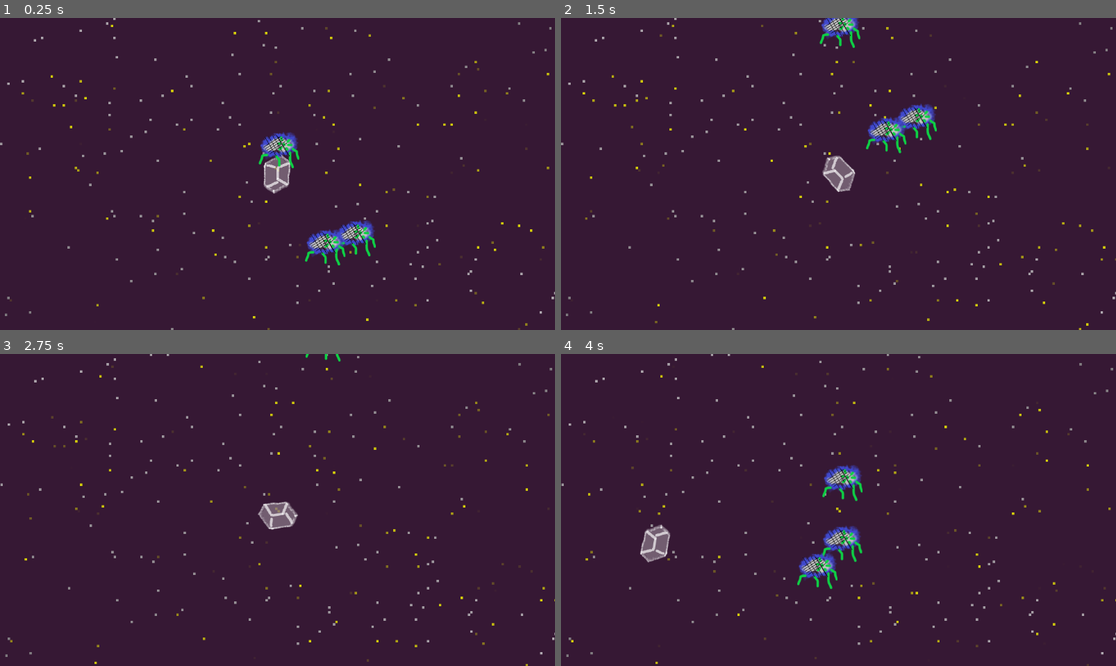
Above: before the commit, frames 1-4 (two rows, left to right).
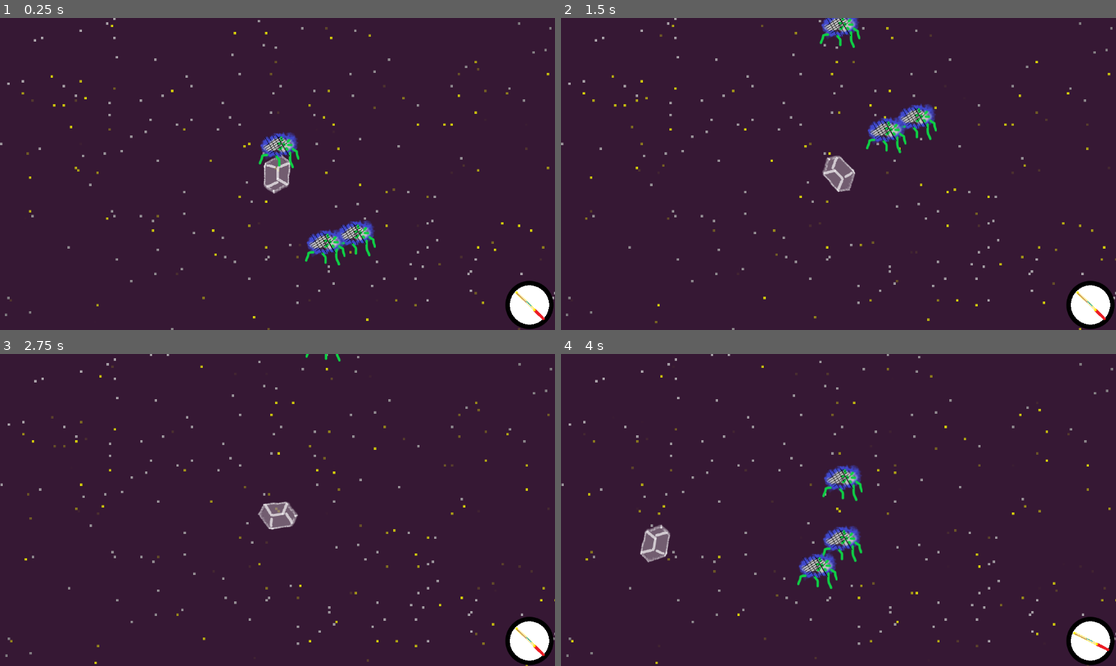
Above: after the commit, the same moments.

Repository: minicago/shika
Game: Godot game, scene res://tscns/game.tscn
Two runs of this game, one before a commit and one after it. Both use one fixed random seed, a clock stepped at 60 frames per second and the inputs below. Before the commit the project starts from res://tests/world test/world Test.tscn.
Inputs (mouse positions are in pixels of both pictures, inside the frame that each line leads up to):
- Up to frame 1 (0.25 s): no input
- Up to frame 2 (1.5 s): tap Enter at 0.5 s; move the mouse to (960, 158) at 0.52 s; press the mouse at (960, 158) at 0.53 s; hold Right (right) 0.53-1.28 s; move the mouse to (727, 189) at 1.27 s; release the mouse at (727, 189) at 1.28 s; hold Down (down) from 1.28 s (still down); click (727, 189) at 1.35 s
- Up to frame 3 (2.75 s): move the mouse to (333, 441) at 2.02 s; release Down (down) at 2.03 s; press the mouse at (333, 441) at 2.03 s; hold Right (right) from 2.03 s (still down)
- Up to frame 4 (4 s): move the mouse to (810, 572) at 2.77 s; release Right (right) at 2.78 s; release the mouse at (810, 572) at 2.78 s; hold Up (up) 2.78-3.53 s; click (810, 572) at 2.85 s; move the mouse to (1005, 556) at 3.52 s; press the mouse at (1005, 556) at 3.53 s; hold Left (left) from 3.53 s (still down)

The runs differ from the first frame. In frame 1, 1.1% of the frame differs, in the area x 91-100%, y 84-100%; in frame 2, 1.1%; in frame 3, 1.1%; in frame 4, 1.1%.

Commit message:
home pointer finished

Diff:
--- a/project.godot
+++ b/project.godot
@@ -11,7 +11,7 @@
 [application]
 
 config/name="Shika"
-run/main_scene="res://tests/world test/world Test.tscn"
+run/main_scene="res://tscns/game.tscn"
 config/features=PackedStringArray("4.2", "GL Compatibility")
 config/icon="res://icon.svg"
 
--- /dev/null
+++ b/scripts/UI/homepointer.gd
@@ -0,0 +1,18 @@
+extends Control
+class_name Homepointer
+
+var father : World
+@onready var pointer = $pointer
+# Called when the node enters the scene tree for the first time.
+func bind(world:World):
+	father = world
+	pass # Replace with function body.
+
+
+# Called every frame. 'delta' is the elapsed time since the previous frame.
+func _process(delta):
+	if father == null : return
+	var _dist:Vector2 = (father.get_rider().get_obj_position() - father.get_home().get_obj_position())
+	pointer.rotation = _dist.angle() - PI / 2
+	pointer.position = Vector2(0,0) - _dist.normalized() * pointer.size.y * 0.6 + _dist.normalized().rotated(PI / 2) * pointer.size.x * 0.5
+	pass
--- a/scripts/UI/world.gd
+++ b/scripts/UI/world.gd
@@ -1,4 +1,4 @@
-extends Node2D
+extends SubViewport
 class_name World_UI
 
 var lowlevel : World
@@ -8,6 +8,9 @@
 @onready var shader : ShaderMaterial = background.material
 @onready var rider_UI : Obj_UI = $Rider
 @onready var home_UI : Obj_UI = $Home
+
+func get_size_float():
+	return Vector2(size.x,size.y)
 
 func get_rider_UI():
 	return rider_UI
@@ -25,28 +28,28 @@
 	return max (0.8 * log(get_rider().get_speed().length() / 100),1)
 
 func get_camera_offset():
-	return get_viewport_rect().size * get_rider().get_toward() * get_rider().get_speed().length() / (6000)
+	return get_size_float() * get_rider().get_toward() * get_rider().get_speed().length() / (6000)
 
 func camera_aim_rider():
 	camera.zoom = Vector2(1,1) / get_camera_zoom()
 	camera.offset = get_camera_offset()
 	camera.position = get_rider().get_obj_position()
-	background.size = get_viewport_rect().size * 10
+	background.size = get_size_float() * 10
 	background.set_position((-background.size/2) )
 	shader.set_shader_parameter("pos", get_rider().get_obj_position() )
-	shader.set_shader_parameter("size", get_viewport_rect().size * 10)
+	shader.set_shader_parameter("size", get_size_float() * 10)
 
 func camera_aim_position(pos : Vector2 ):
 	camera.zoom = Vector2(1,1)
 	camera.offset = Vector2(0,0)
 	camera.position = pos
-	background.size = get_viewport_rect().size * 10
+	background.size = get_size_float() * 10
 	background.set_position((-background.size/2) )
 	shader.set_shader_parameter("pos", pos )
-	shader.set_shader_parameter("size", get_viewport_rect().size * 10)
+	shader.set_shader_parameter("size", get_size_float() * 10)
 
 func get_objs() -> Array[Obj]:
-	var ret : Array[Obj]
+	var ret : Array[Obj] = []
 
 	#for child in get_children() :
 	#	print(child)
--- a/scripts/function/objs/obj.gd
+++ b/scripts/function/objs/obj.gd
@@ -71,8 +71,8 @@
 
 # bump_handler:
 
-func bump_handler_append(name):
-	bump_handler_dic[name] = Register_table.handlers[name]
+func bump_handler_append(key):
+	bump_handler_dic[key] = Register_table.handlers[key]
 
 func bump_init():
 	bump_handler_init()
--- a/scripts/function/world.gd
+++ b/scripts/function/world.gd
@@ -15,6 +15,9 @@
 
 func get_rider():
 	return rider
+
+func get_home():
+	return home
 
 func instance_rider():
 	rider = Obj.new()
--- /dev/null
+++ b/scripts/lowlevel/game.gd
@@ -0,0 +1,16 @@
+extends Control
+class_name game
+
+var world : World = World.new()
+@onready var world_UI : World_UI = $SubViewportContainer/World
+@onready var homepointer : Homepointer = $Homepointer
+
+func _ready():
+	world.world_init("res://tscns/world.tscn",world_UI)
+	homepointer.bind(world)
+	print("OK")
+
+func _process(delta):
+	$SubViewportContainer/World.size = get_viewport().size
+	# $SubViewportContainer.rect = ( get_viewport_rect() )
+	pass
--- a/scripts/lowlevel/world.gd
+++ b/scripts/lowlevel/world.gd
@@ -6,6 +6,9 @@
 
 func get_rider():
 	return function.get_rider()
+
+func get_home():
+	return function.get_home()
 
 func get_rider_UI():
 	return UI.get_rider_UI()
--- /dev/null
+++ b/tscns/game.tscn
@@ -0,0 +1,36 @@
+[gd_scene load_steps=4 format=3 uid="uid://cw1oyaalnb623"]
+
+[ext_resource type="Script" path="res://scripts/lowlevel/game.gd" id="1_af18y"]
+[ext_resource type="PackedScene" uid="uid://otrd3idnjn42" path="res://tscns/world.tscn" id="1_wa883"]
+[ext_resource type="PackedScene" uid="uid://bp3qmw0e3fno0" path="res://tscns/homepointer.tscn" id="3_1awke"]
+
+[node name="Game" type="Control"]
+layout_mode = 3
+anchors_preset = 15
+anchor_right = 1.0
+anchor_bottom = 1.0
+grow_horizontal = 2
+grow_vertical = 2
+script = ExtResource("1_af18y")
+
+[node name="Homepointer" parent="." instance=ExtResource("3_1awke")]
+layout_mode = 1
+anchors_preset = 3
+anchor_left = 1.0
+anchor_top = 1.0
+anchor_right = 1.0
+anchor_bottom = 1.0
+offset_left = -53.0
+offset_top = -52.0
+offset_right = -53.0
+offset_bottom = -52.0
+grow_horizontal = 0
+grow_vertical = 0
+
+[node name="SubViewportContainer" type="SubViewportContainer" parent="."]
+z_index = -1
+layout_mode = 0
+
+[node name="World" parent="SubViewportContainer" instance=ExtResource("1_wa883")]
+handle_input_locally = false
+render_target_update_mode = 4
--- /dev/null
+++ b/tscns/homepointer.tscn
@@ -0,0 +1,43 @@
+[gd_scene load_steps=4 format=3 uid="uid://bp3qmw0e3fno0"]
+
+[ext_resource type="Texture2D" uid="uid://ck0ixb25qp0s6" path="res://images/common/round.png" id="1_8bcxs"]
+[ext_resource type="Script" path="res://scripts/UI/homepointer.gd" id="1_cm18n"]
+[ext_resource type="Texture2D" uid="uid://dpmx6hovq0jfd" path="res://images/normal/home.png" id="2_c1ann"]
+
+[node name="Homepointer" type="Control"]
+layout_mode = 3
+anchors_preset = 0
+grow_horizontal = 2
+grow_vertical = 2
+script = ExtResource("1_cm18n")
+
+[node name="back" type="TextureRect" parent="."]
+layout_mode = 1
+anchors_preset = 8
+anchor_left = 0.5
+anchor_top = 0.5
+anchor_right = 0.5
+anchor_bottom = 0.5
+offset_left = -50.0
+offset_top = -50.0
+offset_right = 50.0
+offset_bottom = 50.0
+grow_horizontal = 2
+grow_vertical = 2
+texture = ExtResource("1_8bcxs")
+
+[node name="pointer" type="TextureRect" parent="."]
+layout_mode = 1
+anchors_preset = 8
+anchor_left = 0.5
+anchor_top = 0.5
+anchor_right = 0.5
+anchor_bottom = 0.5
+offset_left = -4.0
+offset_top = -58.0
+offset_right = 4.0
+offset_bottom = 42.0
+grow_horizontal = 2
+grow_vertical = 2
+texture = ExtResource("2_c1ann")
+expand_mode = 1
--- a/tscns/world.tscn
+++ b/tscns/world.tscn
@@ -9,12 +9,13 @@
 shader_parameter/pos = null
 shader_parameter/size = null
 
-[node name="World" type="Node2D"]
+[node name="World" type="SubViewport"]
 script = ExtResource("1_iwmv8")
 
 [node name="Camera2D" type="Camera2D" parent="."]
 
 [node name="Background" type="TextureRect" parent="Camera2D"]
+z_index = -1
 material = SubResource("ShaderMaterial_abj17")
 offset_right = 40.0
 offset_bottom = 40.0
Binary file added: images/common/round.png
Not shown, added: images/common/round.png.import
Not shown: 1 places in tscns/card.tscn that only renumber resources
Not shown, added: tscns/gam3E6A.tmp
